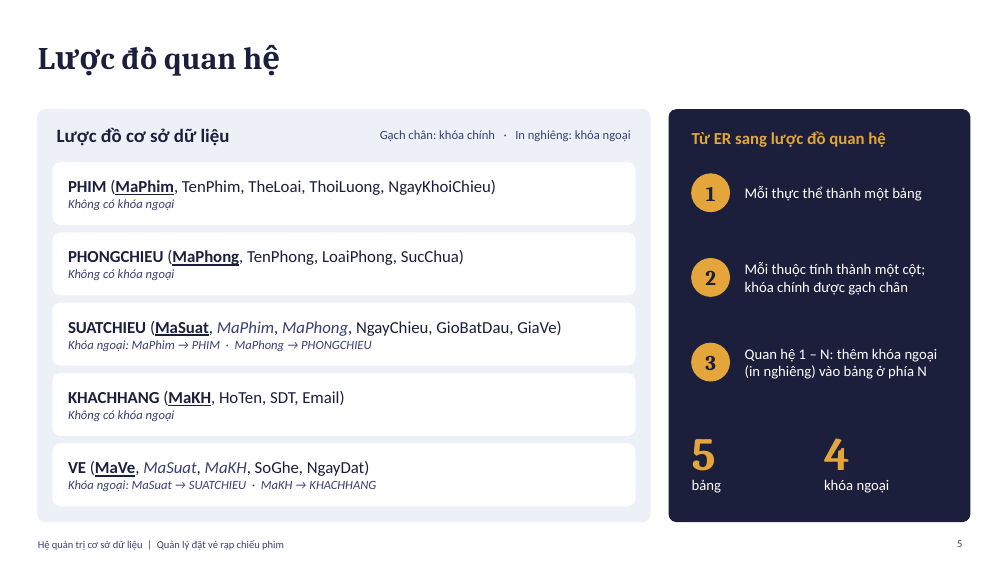
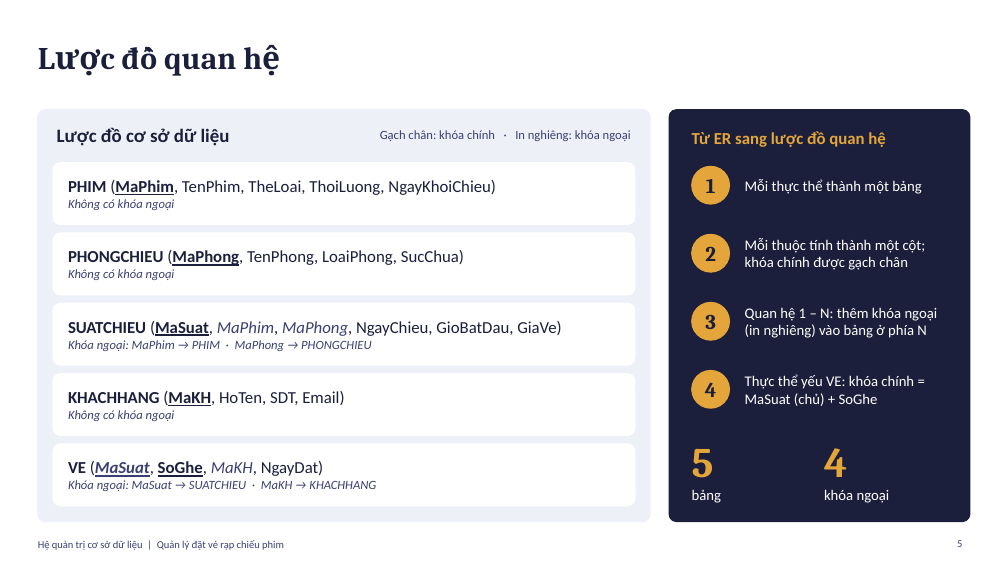
Before and after one commit to PhucHoang3010/Vietnamese-News-Classification, a slide deck: slide 5 of hqtcsdl-giuaky/quan_ly_rap_phim.pptx. Drawn at 1008x567 pixels with LibreOffice and Linux fonts; fonts in the diff are those of the drawing. Boxes give left, top, right and bottom in pixels: in the first picture for what was removed or moved away, otherwise in the second. Text is boxed around its words. In the diff, an @@ line names an element or a change of style, - is before the commit and + after.

```diff
--- a/hqtcsdl-giuaky/quan_ly_rap_phim.pptx
+++ b/hqtcsdl-giuaky/quan_ly_rap_phim.pptx
@@ 2 texts, 1 ellipse: place and size @@
-2 texts, 1 ellipse at box(692, 174, 921, 212)
+2 texts, 1 ellipse at box(692, 166, 921, 204)
@@ 2 texts, 1 ellipse: place and size @@
-2 texts, 1 ellipse at box(692, 259, 926, 296)
+2 texts, 1 ellipse at box(692, 234, 926, 272)
@@ 2 texts, 1 ellipse: place and size @@
-2 texts, 1 ellipse at box(692, 343, 938, 381)
+2 texts, 1 ellipse at box(692, 302, 938, 340)
@@ ellipse added at box(692, 371, 730, 408), fill #E4A63A, outline #E4A63A 1 pt @@
@@ text added at box(705, 382, 717, 397), 20 pt, text #1B1F3B, bold @@
+4
@@ text added at box(745, 374, 914, 406), 14 pt, text #FFFFFF @@
+Thực thể yếu VE: khóa chính = MaSuat (chủ) + SoGhe
@@ text "5": place and size @@
-text "5" at box(692, 439, 716, 471)
+text "5" at box(692, 449, 714, 478)
@@ text "5" at box(692, 449, 714, 478): size 44 to 40 pt @@
@@ text "4" at box(824, 448, 847, 477): size 44 to 40 pt @@
@@ text "4": place and size @@
-text "4" at box(824, 438, 850, 480)
+text "4" at box(824, 448, 847, 477)
@@ text at box(68, 461, 324, 477): text changed @@
-VE (MaVe, MaSuat, MaKH, SoGhe, NgayDat)
+VE (MaSuat, SoGhe, MaKH, NgayDat)
@@ text "bảng": place and size @@
-text "bảng" at box(692, 480, 721, 493)
+text "bảng" at box(692, 490, 721, 503)
@@ text "khóa ngoại": place and size @@
-text "khóa ngoại" at box(824, 479, 890, 493)
+text "khóa ngoại" at box(824, 489, 890, 503)
```
Also in this commit, not shown: 4 other slides changed, 3 other files.
